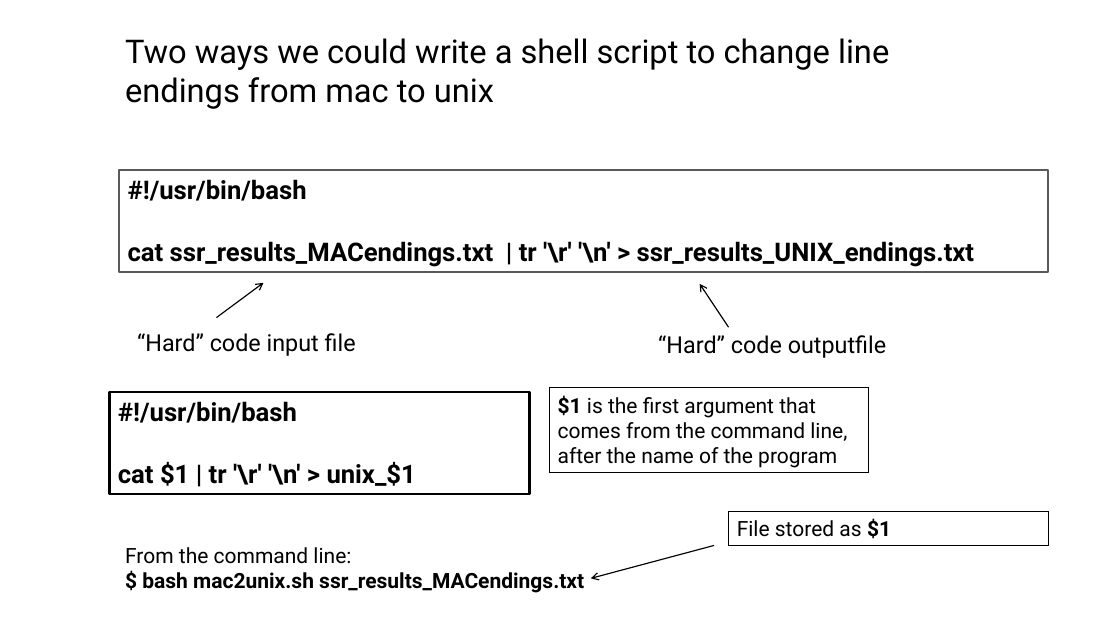
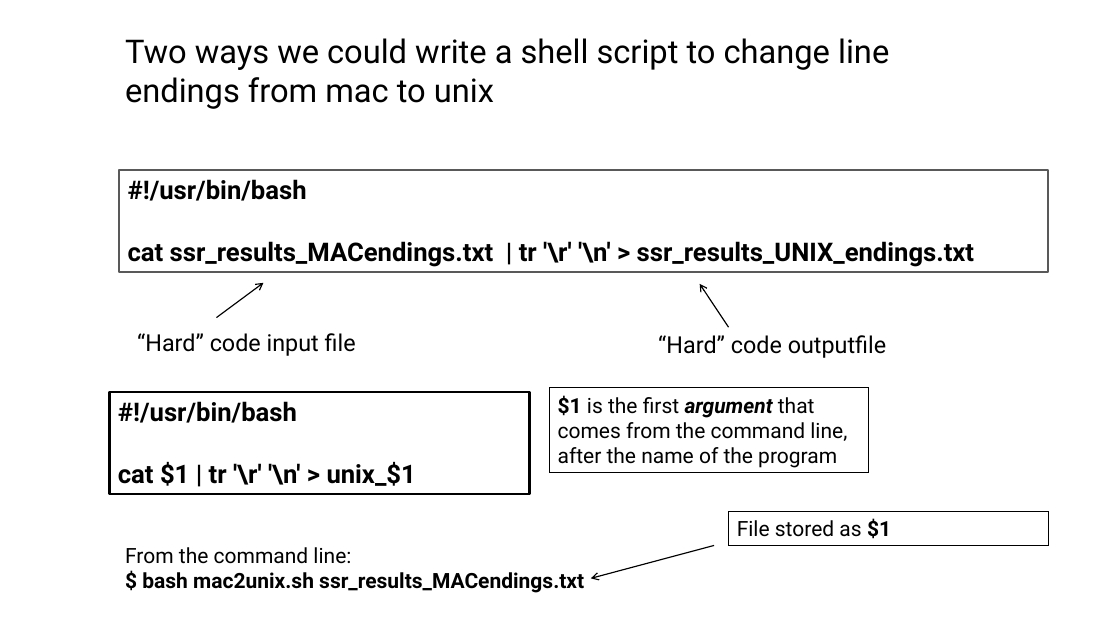
Before and after one commit to tparchman/F25_BIOL792, a slide deck: slide 14 of week4_unixIV/week4.pptx (slide 13 before the commit). Drawn at 1120x630 pixels with LibreOffice and Linux fonts; fonts in the diff are those of the drawing. Boxes give left, top, right and bottom in pixels: in the first picture for what was removed or moved away, otherwise in the second. Text is boxed around its words. In the diff, an @@ line names an element or a change of style, - is before the commit and + after.

```diff
--- a/week4_unixIV/week4.pptx
+++ b/week4_unixIV/week4.pptx
@@ rectangle "$1 is the first argument ..." at box(549, 388, 869, 473): bold on, italic on in "argument" @@
```
Also in this commit, not shown: 7 other slides changed, 1 slide added, 3 slides removed, 5 other files.
